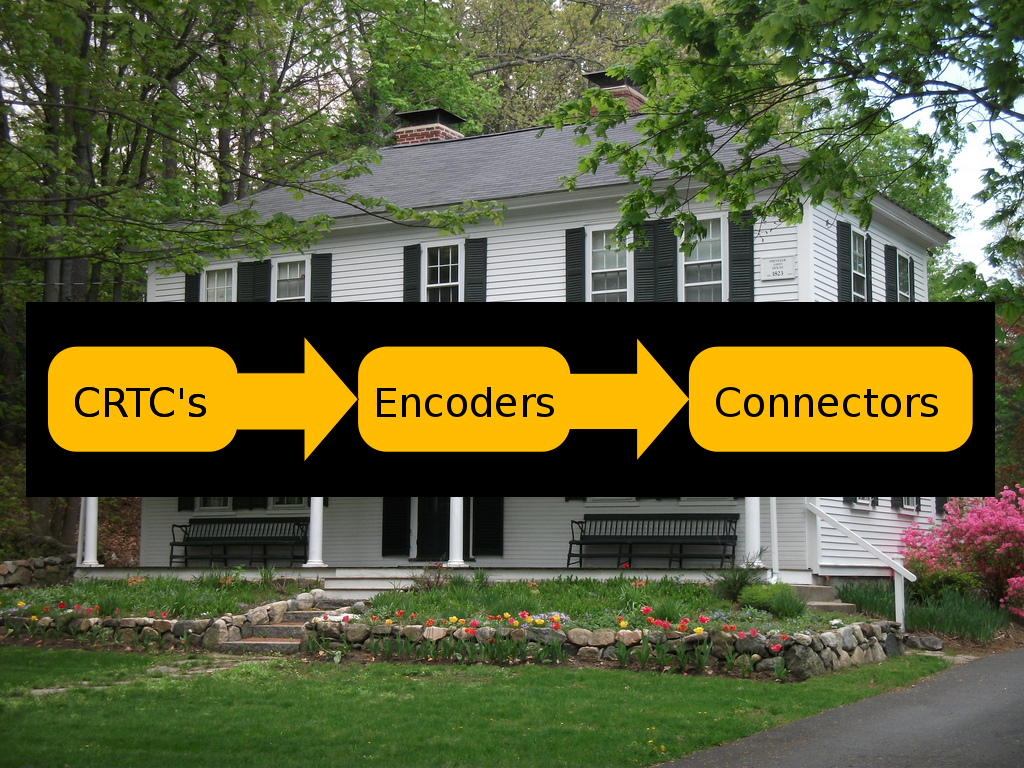
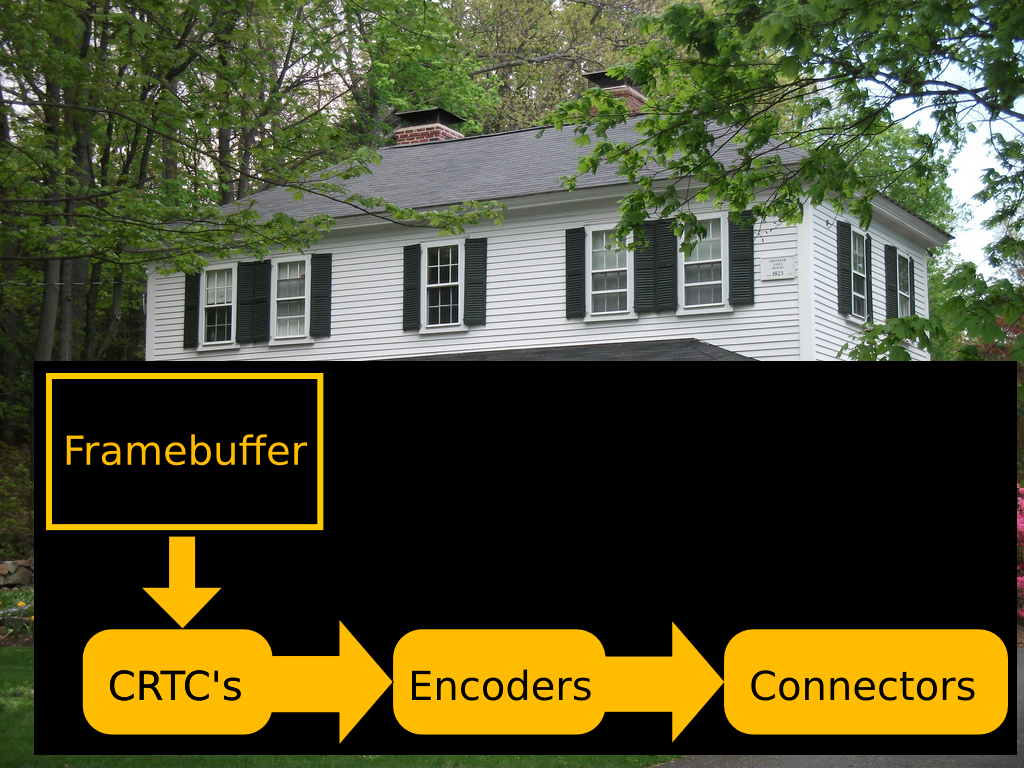
Comparing the layer stacks of the two 1024 x 768 images. Changes:
renamed "kms.svg" to "kms.png", painted on it over 45, 333, 1010, 748
painted on "Layer" over 26, 302, 1017, 755
